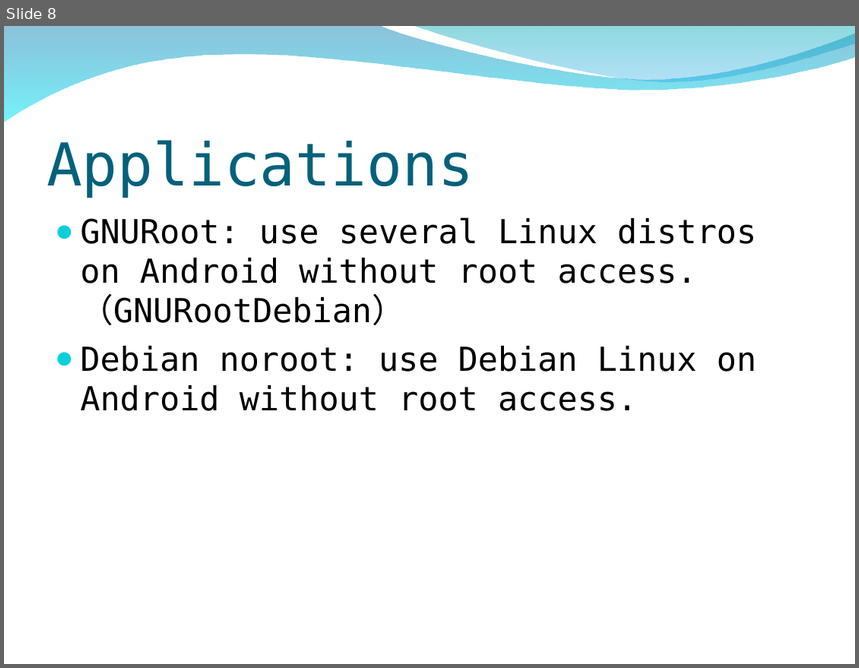
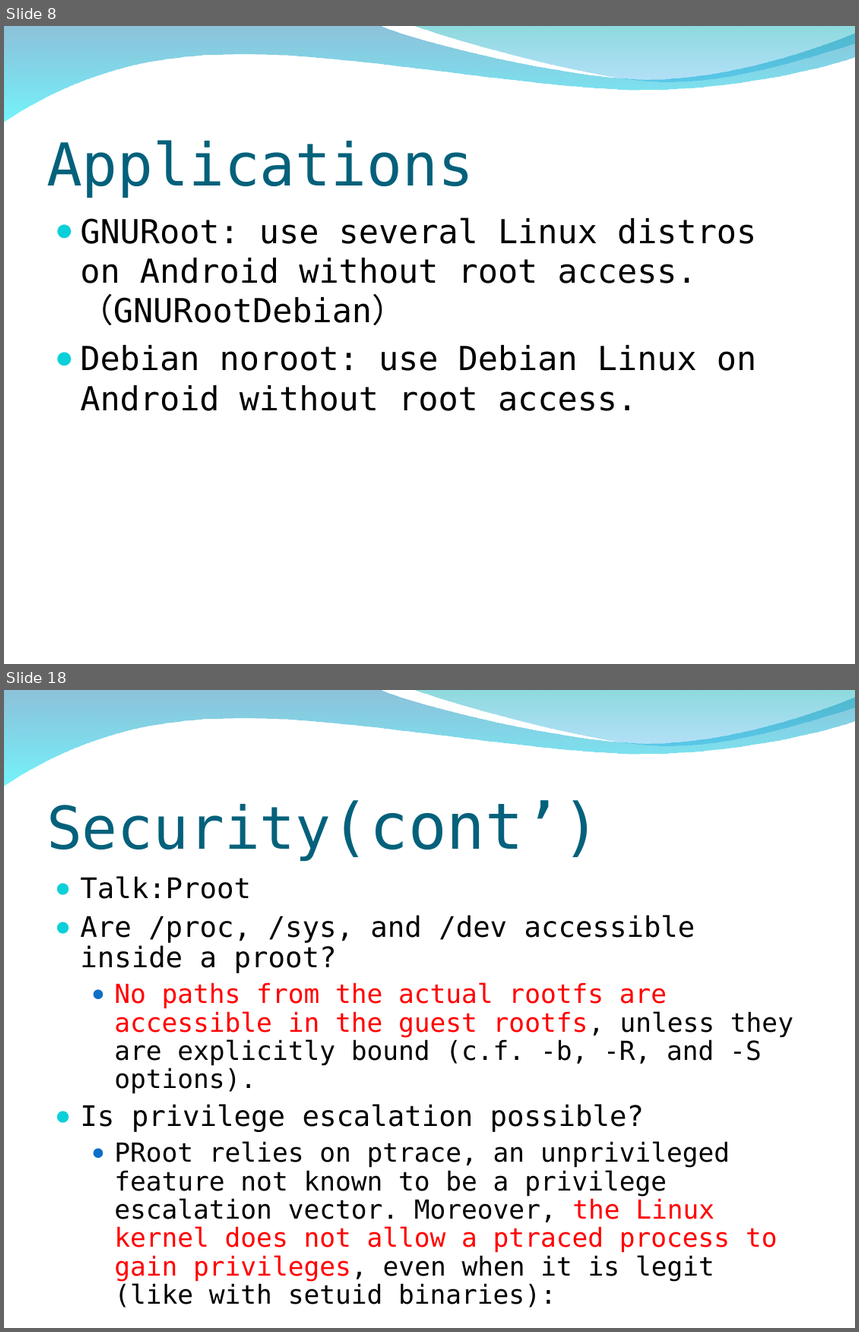
Before and after one commit to peter279k/regular_meeting, a slide deck: Proot.ppt. Shown one above the other, each under a label of ours: slide 8 before the commit, slides 8 and 18 after it; the slides between them are not shown. The pictures are 859x668 and 859x1332 pixels, drawn with LibreOffice and Linux fonts; fonts in the diff are those of the drawing; background and template pictures are left out. Boxes give left, top, right and bottom in pixels: in the first picture for what was removed or moved away, otherwise in the second. Text is boxed around its words. In the diff, an @@ line names an element or a change of style, - is before the commit and + after.

Commit message:
add proot info build 心得與安全性議題

```diff
--- a/Proot.ppt
+++ b/Proot.ppt
@@ slide 18 added at (x1=4, y1=690, x2=855, y2=1328), background picture (left out); not listed: 2 template elements that a slide beside it also shows @@
@@ title added at (x1=47, y1=800, x2=601, y2=860), 50 pt, text #04617B @@
+Security(cont’)
@@ text added at (x1=80, y1=876, x2=794, y2=1281), 22.2 pt, text #000000 @@
+● Talk:Proot
+● Are /proc, /sys, and /dev accessible inside a proot?
+  ● No paths from the actual rootfs are accessible in the guest rootfs, unless they are explicitly bound (c.f. -b, -R, and -S options).
+● Is privilege escalation possible?
+  ● PRoot relies on ptrace, an unprivileged feature not known to be a privilege escalation vector. Moreover, the Linux kernel does not allow a ptraced process to gain privileges, even when it is legit (like with setuid binaries):
```
Also in this commit, not shown: 2 slides changed, 10 other slides added.
